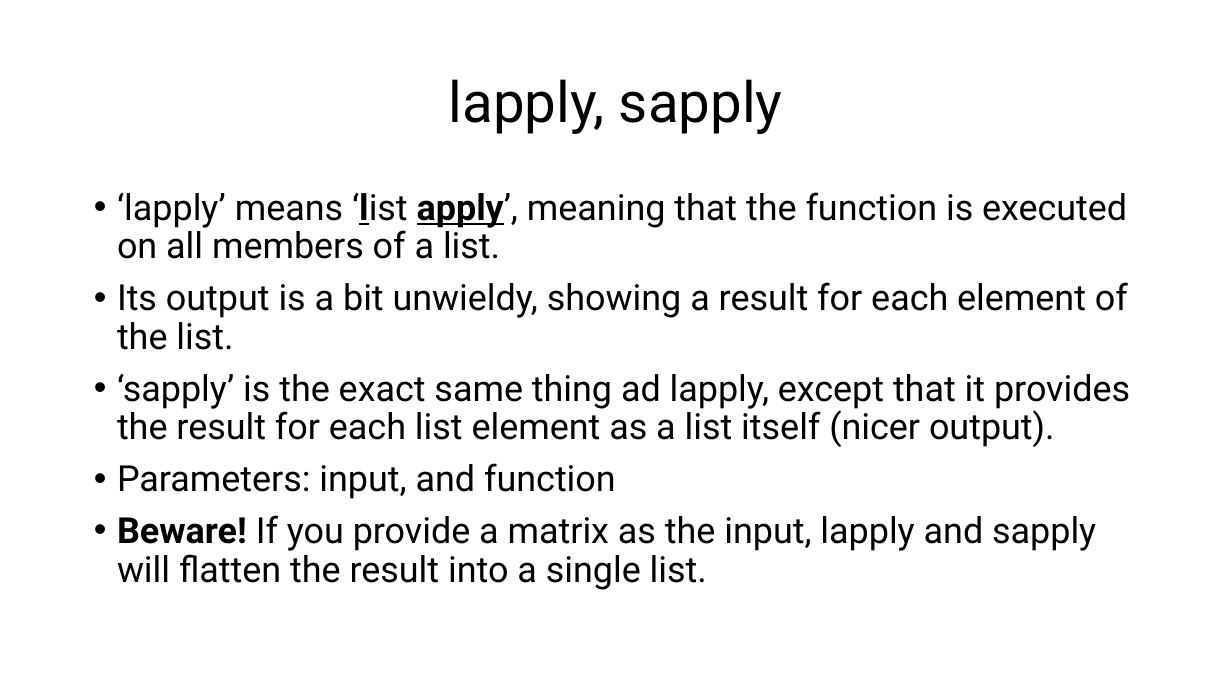
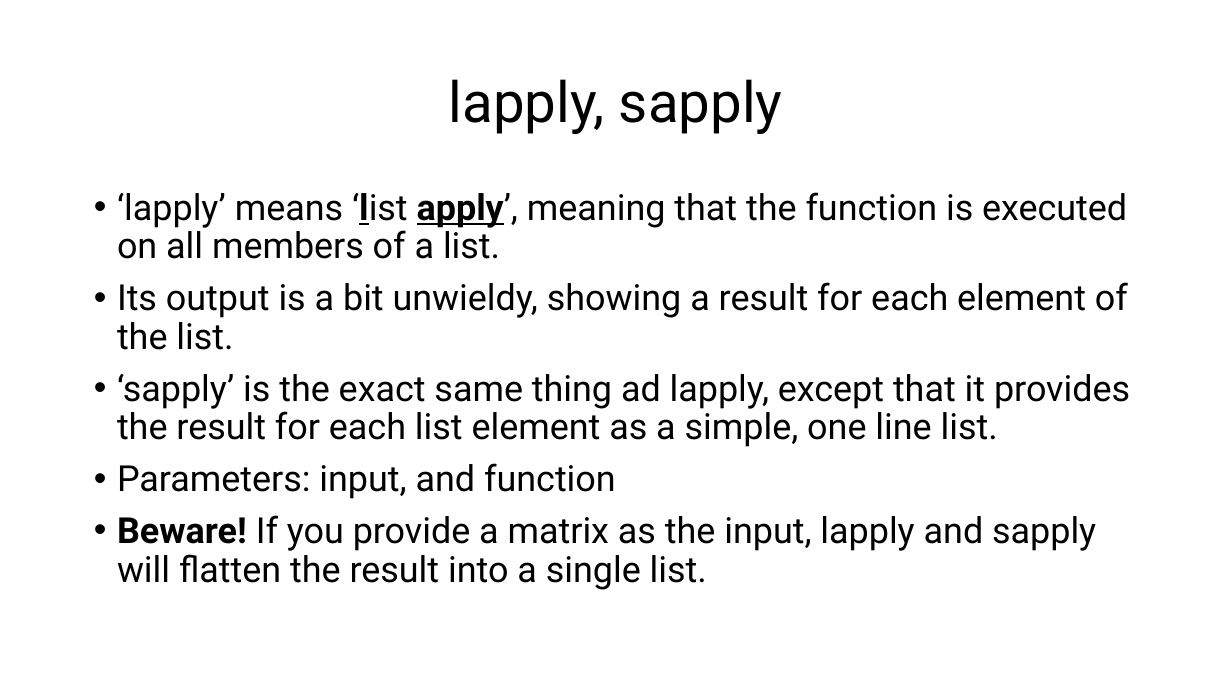
Before and after one commit to csmatyi/crs2025, a slide deck: slide 12 of CRS2025_R_workshop.pptx (slide 10 before the commit). Drawn at 1232x693 pixels with LibreOffice and Linux fonts; fonts in the diff are those of the drawing. Boxes give left, top, right and bottom in pixels: in the first picture for what was removed or moved away, otherwise in the second. Text is boxed around its words. In the diff, an @@ line names an element or a change of style, - is before the commit and + after.

```diff
--- a/CRS2025_R_workshop.pptx
+++ b/CRS2025_R_workshop.pptx
@@ text at [117, 374, 1130, 447]: text changed @@
-• ‘sapply’ is the exact same thing ad lapply, except that it provides the result for each list element as a list itself (nicer output).
+• ‘sapply’ is the exact same thing ad lapply, except that it provides the result for each list element as a simple, one line list.
```
Also in this commit, not shown: 11 other slides changed, 3 slides added, 1 slide removed, 3 other files.
